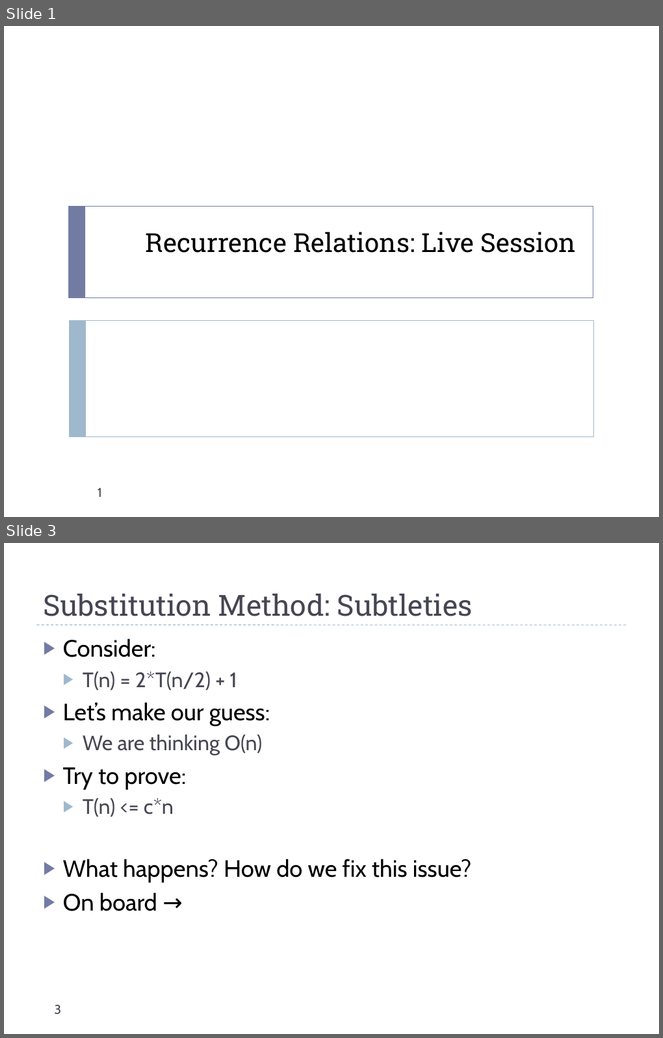
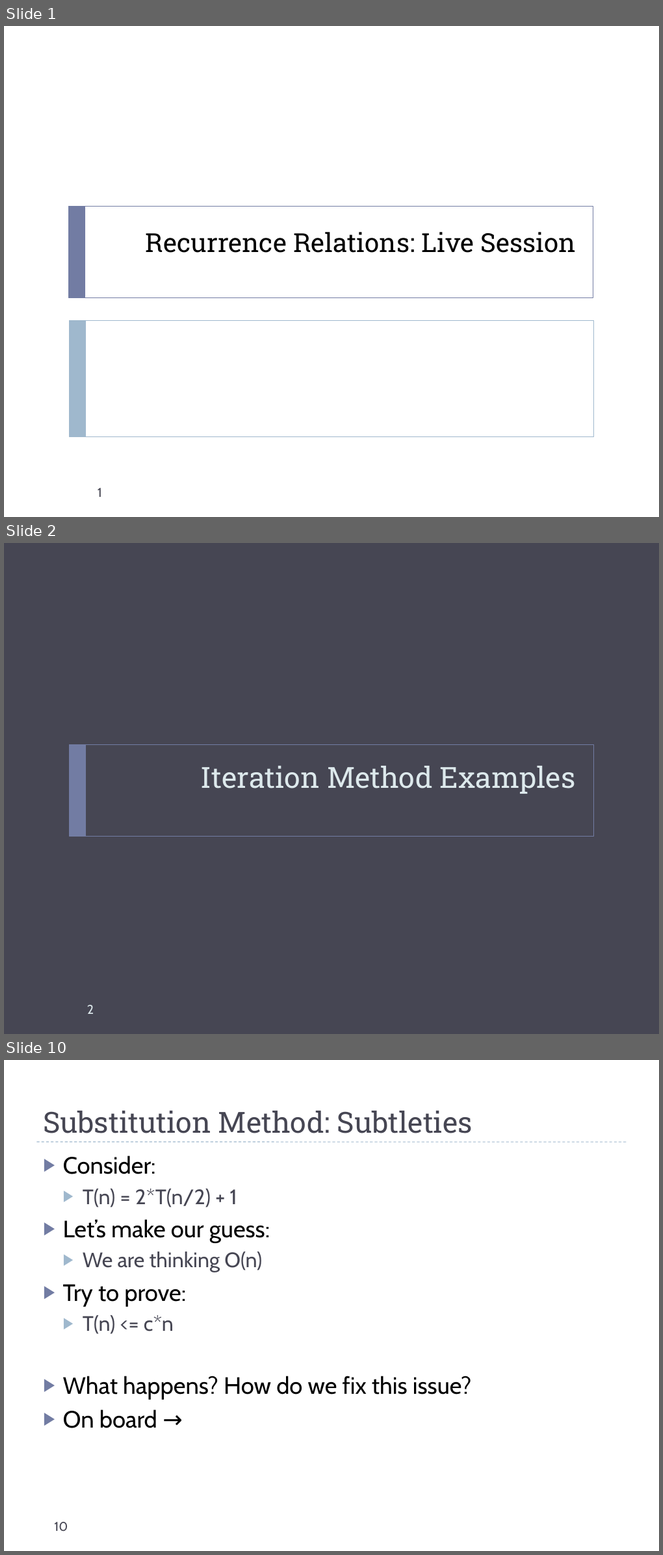
Before and after one commit to uva-cs/cs4102-f21, a slide deck: slides/recurrences_live.pptx. Shown one above the other, each under a label of ours: slides 1 and 3 before the commit, slides 1, 2 and 10 after it; the slides between them are not shown. The pictures are 663x1038 and 663x1555 pixels, drawn with LibreOffice and Linux fonts; fonts in the diff are those of the drawing. Boxes give left, top, right and bottom in pixels: in the first picture for what was removed or moved away, otherwise in the second. Text is boxed around its words. In the diff, an @@ line names an element or a change of style, - is before the commit and + after.

```diff
--- a/slides/recurrences_live.pptx
+++ b/slides/recurrences_live.pptx
@@ slide 2 added at [4,543,659,1034], background #464653 @@
@@ rectangle added at [70,745,594,837], outline #727CA3 0.5 pt @@
@@ rectangle added at [70,745,86,837], fill #727CA3 @@
@@ title added at [201,766,576,794], 32 pt, text #DDE9EC @@
+Iteration Method Examples
@@ page number added at [87,1005,94,1014], 14 pt, text #DDE9EC @@
+2
@@ what was slide 3 is now slide 10 @@
@@ page number at [54,1522,68,1532]: text changed @@
-3
+10
```
Also in this commit, not shown: 3 slides changed, 12 other slides added, 1 slide removed, 1 other file.
